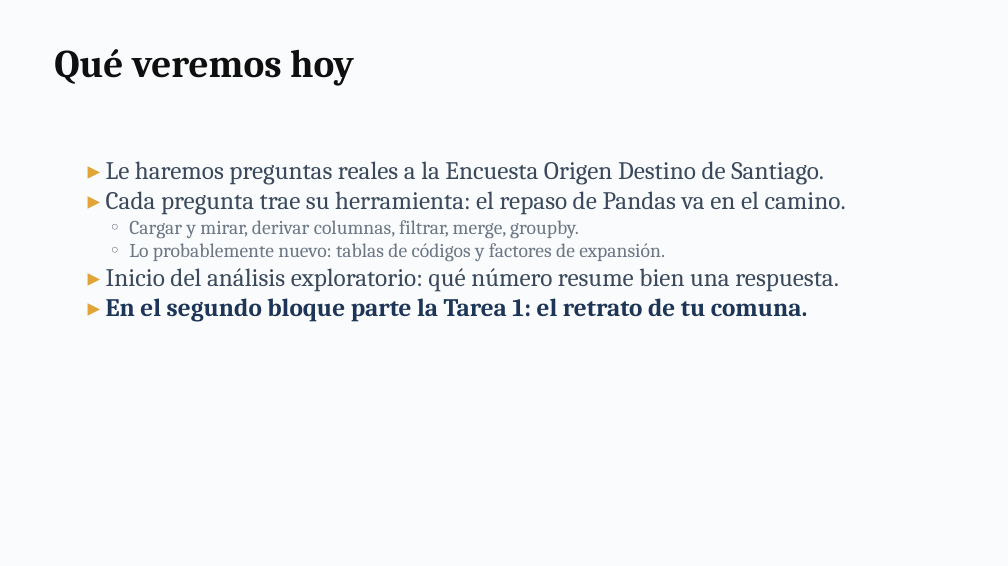
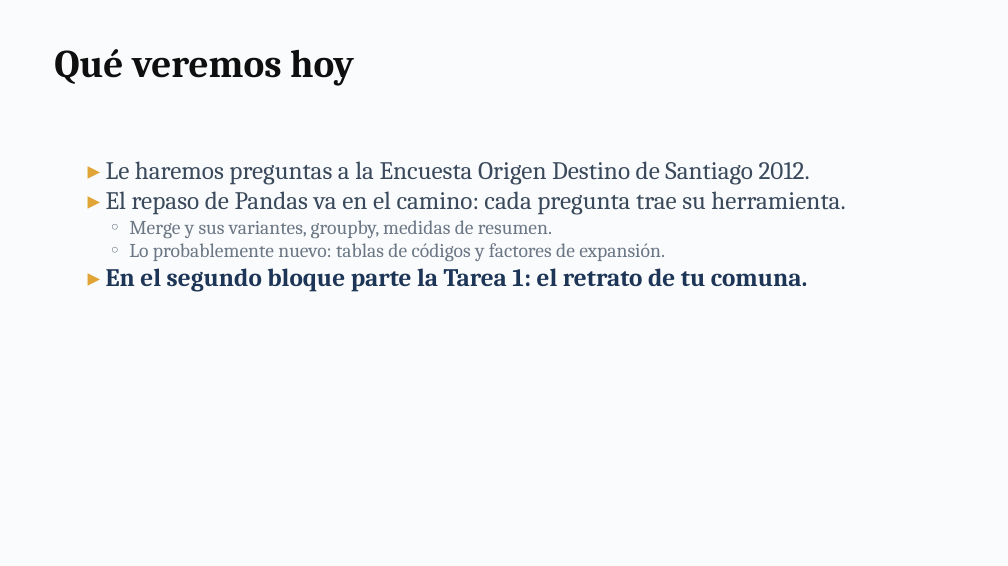
Before and after one commit to daniopitz/cienciadatos, a slide deck: slide 2 of presentaciones/clase02_pandas_eda.pptx. Drawn at 1008x566 pixels with LibreOffice and Linux fonts; fonts in the diff are those of the drawing. Boxes give left, top, right and bottom in pixels: in the first picture for what was removed or moved away, otherwise in the second. Text is boxed around its words. In the diff, an @@ line names an element or a change of style, - is before the commit and + after.

```diff
--- a/presentaciones/clase02_pandas_eda.pptx
+++ b/presentaciones/clase02_pandas_eda.pptx
@@ text at (106,161,845,238): text changed @@
-▸ Le haremos preguntas reales a la Encuesta Origen Destino de Santiago.
-▸ Cada pregunta trae su herramienta: el repaso de Pandas va en el camino.
-◦ Cargar y mirar, derivar columnas, filtrar, merge, groupby.
+▸ Le haremos preguntas a la Encuesta Origen Destino de Santiago 2012.
+▸ El repaso de Pandas va en el camino: cada pregunta trae su herramienta.
+◦ Merge y sus variantes, groupby, medidas de resumen.
@@ text at (106,268,839,292): paragraph removed @@
-▸ Inicio del análisis exploratorio: qué número resume bien una respuesta.
```
Also in this commit, not shown: 12 other slides changed, 6 slides added, 3 slides removed, 2 other files.
